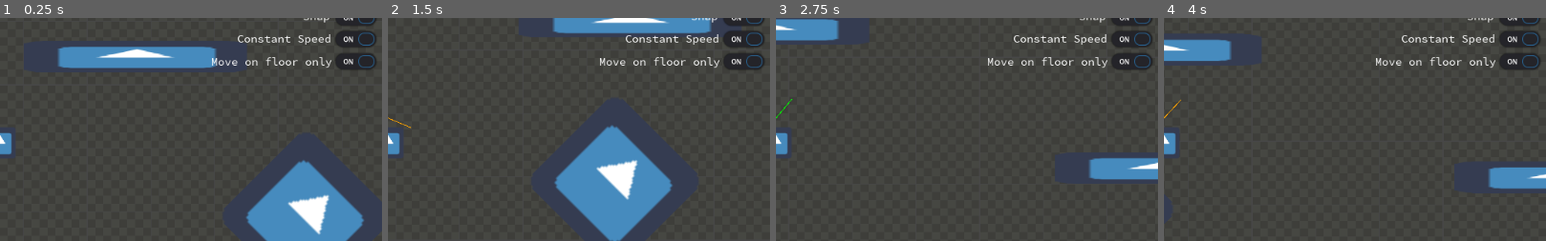
Above: before the commit, frames 1-4 (left to right).
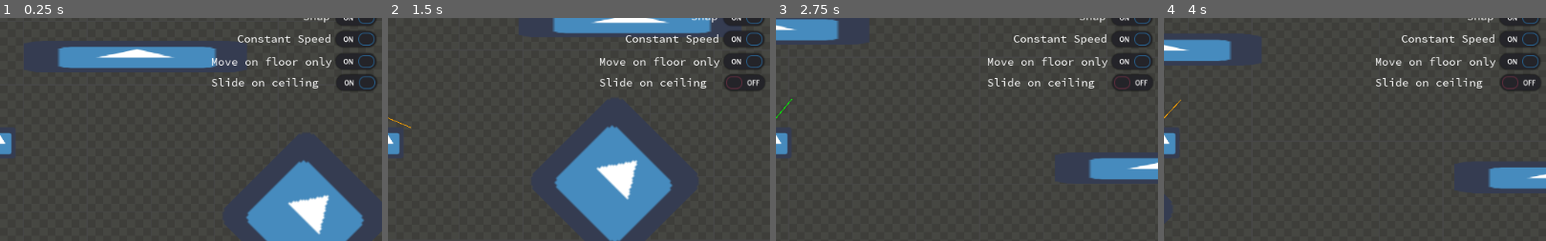
Above: after the commit, the same moments.

Repository: fabriceci/move_and_slide
Game: Godot game, scene res://World.tscn
The game is run twice, just before and just after one commit, with the same random seed, the same clock (stepped at 60 frames per second) and the same inputs. The engine's default icon, where the game draws it, is replaced by a stand-in: a white triangle on a blue panel in a dark square.
Inputs (mouse positions are % of the whole screen's width and height, from its top left):
- Up to frame 1 (0.25 s): no input
- Up to frame 2 (1.5 s): click (97, 37) at 0.52 s; tap Enter (ui_accept) at 1.25 s; hold Right (ui_right) from 1.28 s (still down); hold Shift (run) from 1.28 s (still down)
- Up to frame 3 (2.75 s): keep holding Right (ui_right); tap Enter (ui_accept) at 1.52, 2.27 s; release Shift (run) at 2.03 s; tap Tab (slow) at 2.1 s
- Up to frame 4 (4 s): release Right (ui_right) at 2.78 s; hold Left (ui_left) 2.78-3.53 s; hold Shift (run) 2.78-3.53 s; hold Right (ui_right) from 3.53 s (still down); tap Tab (slow) at 3.6 s; tap Enter (ui_accept) at 3.77 s
The pictures show only the part of the screen within x 50-100%, y 22-72%; the shares and areas given below are measured in that part.

The runs differ from the first frame. In frame 1, 1.1% of the frame differs, in the area x 55-99%, y 25-33%; in frame 2, 1.0%; in frame 3, 1.0%; in frame 4, 1.0%.

Commit message:
Add slide on ceiling in the UI

Diff:
--- a/Player/Classic/Player.gd
+++ b/Player/Classic/Player.gd
@@ -146,7 +146,7 @@
 
 	# No sliding on first attempt to keep motion stable when possible.
 	var sliding_enabled := false
-	for i in range(p_max_slides):
+	for _i in range(p_max_slides):
 
 		var found_collision := false
 		var collision = gd_move_and_collide(motion, p_infinite_inertia, true, false, not sliding_enabled)
--- a/Player/ClassicPR/PlayerPR.gd
+++ b/Player/ClassicPR/PlayerPR.gd
@@ -136,7 +136,7 @@
 
 	# No sliding on first attempt to keep motion stable when possible.
 	var sliding_enabled := false
-	for i in range(p_max_slides):
+	for _i in range(p_max_slides):
 
 		var found_collision := false
 		var collision = gd_move_and_collide(motion, p_infinite_inertia, true, false, not sliding_enabled)
--- a/Player/Custom/PlayerCustom.gd
+++ b/Player/Custom/PlayerCustom.gd
@@ -41,7 +41,7 @@
 	if auto:
 		velocity.x = 1300
 
-	velocity = custom_move_and_slide(velocity, Global.UP_DIRECTION, Global.STOP_ON_SLOPE, 4, deg2rad(Global.MAX_ANGLE_DEG), true, Global.MOVE_ON_FLOOR_ONLY, Global.CONSTANT_SPEED_ON_FLOOR, true, [1])
+	velocity = custom_move_and_slide(velocity, Global.UP_DIRECTION, Global.STOP_ON_SLOPE, 4, deg2rad(Global.MAX_ANGLE_DEG), true, Global.MOVE_ON_FLOOR_ONLY, Global.CONSTANT_SPEED_ON_FLOOR, Global.SLIDE_ON_CEILING, [1])
 
 	if on_floor:
 		velocity.y = 0
@@ -130,7 +130,7 @@
 		else:
 			return null
 
-func custom_move_and_slide(p_linear_velocity: Vector2, p_up_ …(209 unchanged characters)… ed_on_floor: bool = false, slide_on_ceilling: bool = true, exclude_body_layer := []):
+func custom_move_and_slide(p_linear_velocity: Vector2, p_up_ …(209 unchanged characters)… ed_on_floor: bool = false, slide_on_ceiling: bool = true, exclude_body_layer := []):
 	var current_floor_velocity = Vector2.ZERO
 	if on_floor:
 		var excluded = false
@@ -170,7 +170,7 @@
 	var sliding_enabled := false
 	var can_apply_constant_speed := true
 
-	for i in range(p_max_slides):
+	for _i in range(p_max_slides):
 		var continue_loop = false
 		var previous_pos = position
 		var collision = custom_move_and_collide(motion, p_infinite_inertia, true, false, not sliding_enabled)
@@ -224,13 +224,13 @@
 					motion = motion.slide(collision.normal)
 				else:
 					motion = collision.remainder
-			elif sliding_enabled and not (on_ceiling and not slide_on_ceilling and p_linear_velocity.dot(p_up_direction) > 0):
+			elif sliding_enabled and not (on_ceiling and not slide_on_ceiling and p_linear_velocity.dot(p_up_direction) > 0):
 				motion = collision.remainder.slide(collision.normal)
-				if slide_on_ceilling and on_ceiling and p_linear_velocity.dot(p_up_direction) > 0:
+				if slide_on_ceiling and on_ceiling and p_linear_velocity.dot(p_up_direction) > 0:
 					p_linear_velocity = p_linear_velocity.slide(collision.normal)
 			else:
 				motion = collision.remainder
-				if on_ceiling and not slide_on_ceilling and p_linear_velocity.dot(p_up_direction) > 0:
+				if on_ceiling and not slide_on_ceiling and p_linear_velocity.dot(p_up_direction) > 0:
 					p_linear_velocity = p_linear_velocity.slide(p_up_direction)
 					motion = motion.slide(p_up_direction)
 
--- a/Player/global.gd
+++ b/Player/global.gd
@@ -1,6 +1,6 @@
 extends Node
 
-var use_default_move = true
+var use_default_move := true
 
 # player
 var GRAVITY_FORCE := Vector2(0, 2000)
@@ -10,6 +10,7 @@
 var AIR_FRICTION := 1000
 var JUMP_FORCE := -1000
 var INFINITE_JUMP := false
+
 # move and slide
 var APPLY_SNAP := true
 var SNAP_FORCE := Vector2.UP * -50
@@ -18,3 +19,4 @@
 var STOP_ON_SLOPE := true
 var MAX_ANGLE_DEG := 45.0
 var UP_DIRECTION := Vector2.UP
+var SLIDE_ON_CEILING := true
--- a/World.gd
+++ b/World.gd
@@ -69,6 +69,8 @@
 	$CanvasLayer/Control/ConstantSpeedLabel.visible = visible
 	$CanvasLayer/Control/MoveOnFloorBtn.visible = visible
 	$CanvasLayer/Control/MoveOnFloorLabel.visible = visible
+	$CanvasLayer/Control/SlideOnCeilingBtn.visible = visible
+	$CanvasLayer/Control/SlideOnCeilingLabel.visible = visible
 func on_plateform_signal(message):
 	platform_msg = message
 
@@ -88,3 +90,7 @@
 
 func _on_JumpBtn_toggled(button_pressed: bool) -> void:
 	Global.INFINITE_JUMP = button_pressed
+
+
+func _on_SlideOnCeilingBtn_toggled(button_pressed: bool) -> void:
+	Global.SLIDE_ON_CEILING = button_pressed
--- a/World.tscn
+++ b/World.tscn
@@ -249,10 +249,35 @@
 }
 
 [node name="MoveOnFloorBtn" type="CheckButton" parent="CanvasLayer/Control"]
-margin_left = 951.916
+margin_left = 952.228
 margin_top = 170.737
-margin_right = 1027.92
+margin_right = 1028.23
 margin_bottom = 210.737
+focus_mode = 0
+pressed = true
+enabled_focus_mode = 0
+__meta__ = {
+"_edit_use_anchors_": false
+}
+
+[node name="SlideOnCeilingLabel" type="Label" parent="CanvasLayer/Control"]
+anchor_right = 1.0
+anchor_bottom = 1.0
+margin_left = 795.466
+margin_top = 209.377
+margin_right = 917.466
+margin_bottom = 189.377
+custom_fonts/font = SubResource( 1 )
+text = "Slide on ceiling"
+__meta__ = {
+"_edit_use_anchors_": false
+}
+
+[node name="SlideOnCeilingBtn" type="CheckButton" parent="CanvasLayer/Control"]
+margin_left = 952.722
+margin_top = 198.934
+margin_right = 1028.72
+margin_bottom = 239.934
 focus_mode = 0
 pressed = true
 enabled_focus_mode = 0
@@ -358,6 +383,7 @@
 [connection signal="toggled" from="CanvasLayer/Control/SnapBtn" to="." method="_on_SnapBtn_toggled"]
 [connection signal="toggled" from="CanvasLayer/Control/ConstantSpeedBtn" to="." method="_on_ConstantSpeedBtn_toggled"]
 [connection signal="toggled" from="CanvasLayer/Control/MoveOnFloorBtn" to="." method="_on_MoveOnFloorBtn_toggled"]
+[connection signal="toggled" from="CanvasLayer/Control/SlideOnCeilingBtn" to="." method="_on_SlideOnCeilingBtn_toggled"]
 
 [editable path="Level/Platform2"]
 [editable path="Level/Platform3"]
